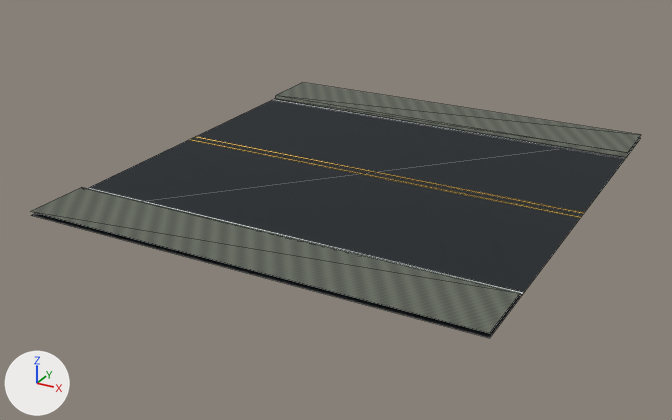
Renders of the glTF model Resource/Export/CQ04B/road_collector_4lane_16m_LOD2.glb from each side of a commit.
Before and after are seen from a 50 mm camera at (22.5, -28.7, 12.6) aimed at (7.3, -1.1, -1.2). Lighting does not change. The marker at lower left points along +X, +Y and +Z. The picture after the commit comes second. Mesh edges are drawn as thin lines. Vertices at exactly the same position are counted once.

Names of what the first picture shows: 'road_collector_4lane_16m__markings.002', 'road_collector_4lane_16m__surface.002'.
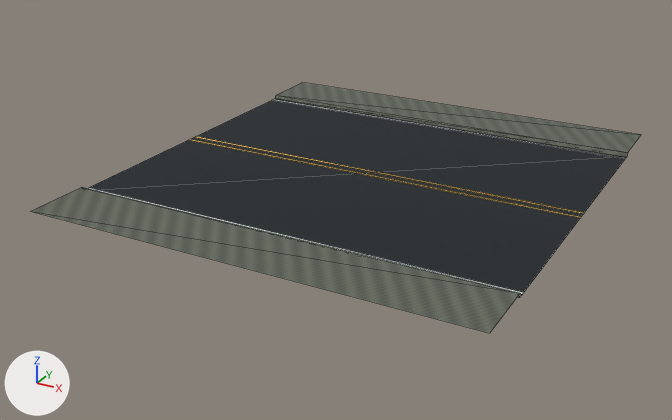
Diff of the bpy script that builds the scene:
```diff
--- a/Resource/Export/CQ04B/road_collector_4lane_16m_LOD2.glb.py
+++ b/Resource/Export/CQ04B/road_collector_4lane_16m_LOD2.glb.py
@@ me_road_collector_4lane_16m_lod2_surface @@
 me_road_collector_4lane_16m_lod2_surface.from_pydata(...)  # 16 vertices, 10 faces; spans x 0.0..16.0, y -8.8..8.8, z 0.0..0.1
 # used by ob_road_collector_4lane_16m__surface_002; location = (0.0, 0.0, 0.0)
-me_road_collector_4lane_16m_lod2_surface.vertices[0].co = (0.0, -8.8, 0.0)  # pixel (30, 215)
-me_road_collector_4lane_16m_lod2_surface.vertices[1].co = (16.0, -8.8, 0.0)  # pixel (489, 338)
-me_road_collector_4lane_16m_lod2_surface.vertices[2].co = (16.0, 8.8, 0.0)  # pixel (640, 138)
-me_road_collector_4lane_16m_lod2_surface.vertices[3].co = (0.0, 8.8, 0.0)
+# me_road_collector_4lane_16m_lod2_surface part 1
+me_road_collector_4lane_16m_lod2_surface.vertices[0].co = (0.0, -6.4, 0.0)
+me_road_collector_4lane_16m_lod2_surface.vertices[1].co = (16.0, -6.4, 0.0)  # pixel (519, 297)
+me_road_collector_4lane_16m_lod2_surface.vertices[2].co = (16.0, 6.4, 0.0)  # pixel (627, 156)
+me_road_collector_4lane_16m_lod2_surface.vertices[3].co = (0.0, 6.4, 0.0)  # pixel (275, 98)
 me_road_collector_4lane_16m_lod2_surface.materials.append(mat_road_basalt)
```

Boxes [x1, y1, x2, y2] around the edits, measured in the pictures (672 x 420 px; the box of a moved part takes in the faces that stretch with it):
'road_collector_4lane_16m__surface.002', reshaped: before [31, 82, 641, 338]; after [31, 82, 641, 333]
part 1 of me_road_collector_4lane_16m_lod2_surface, moved or reshaped: before [32, 99, 641, 338]; after [94, 99, 626, 298]
